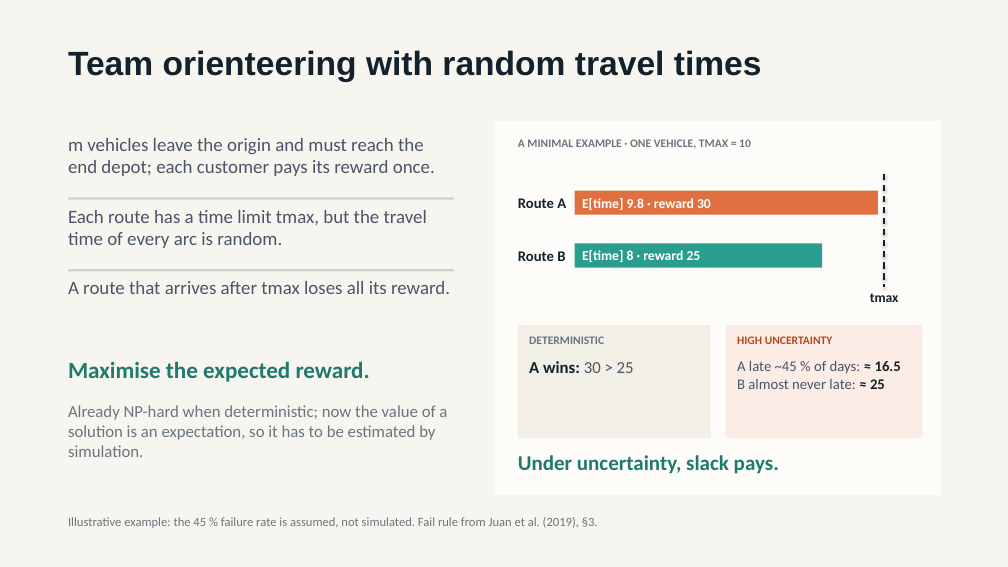
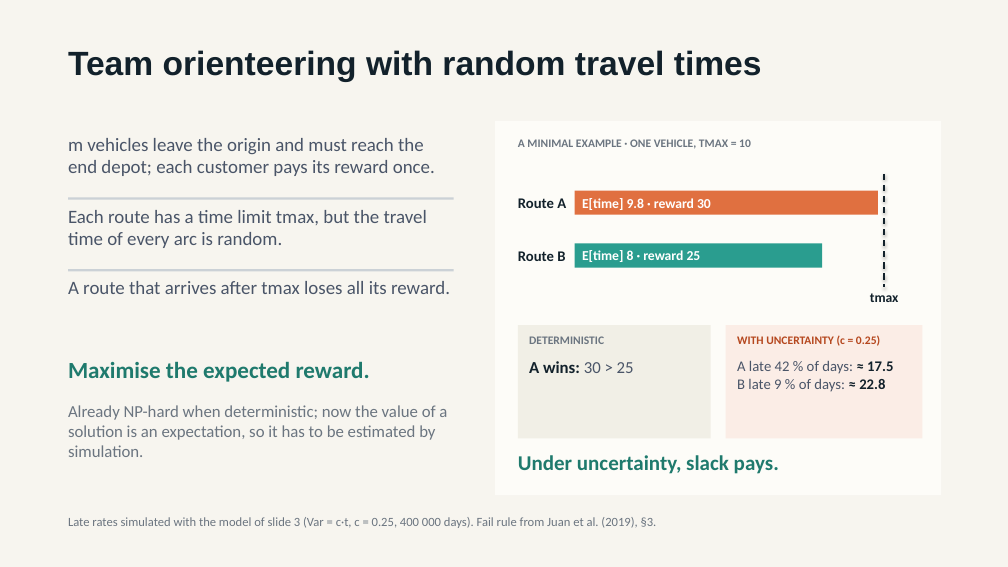
Before and after one commit to Inurria979/Heuristic-Algorithms-in-Transport-and-Finance, a slide deck: slide 2 of simTOP/docs/simTOP_simheuristic.pptx. Drawn at 1008x567 pixels with LibreOffice and Linux fonts; fonts in the diff are those of the drawing. Boxes give left, top, right and bottom in pixels: in the first picture for what was removed or moved away, otherwise in the second. Text is boxed around its words. In the diff, an @@ line names an element or a change of style, - is before the commit and + after.

```diff
--- a/simTOP/docs/simTOP_simheuristic.pptx
+++ b/simTOP/docs/simTOP_simheuristic.pptx
@@ text at box(737, 335, 880, 346): text changed @@
-HIGH UNCERTAINTY
+WITH UNCERTAINTY (c = 0.25)
@@ text at box(737, 361, 893, 392): text changed @@
-A late ~45 % of days: ≈ 16.5
-B almost never late: ≈ 25
+A late 42 % of days: ≈ 17.5
+B late 9 % of days: ≈ 22.8
@@ text at box(68, 517, 657, 528): text changed @@
-Illustrative example: the 45 % failure rate is assumed, not simulated. Fail rule from Juan et al. (2019), §3.
+Late rates simulated with the model of slide 3 (Var = c·t, c = 0.25, 400 000 days). Fail rule from Juan et al. (2019), §3.
```
Also in this commit, not shown: 8 other slides changed, 18 other files.
